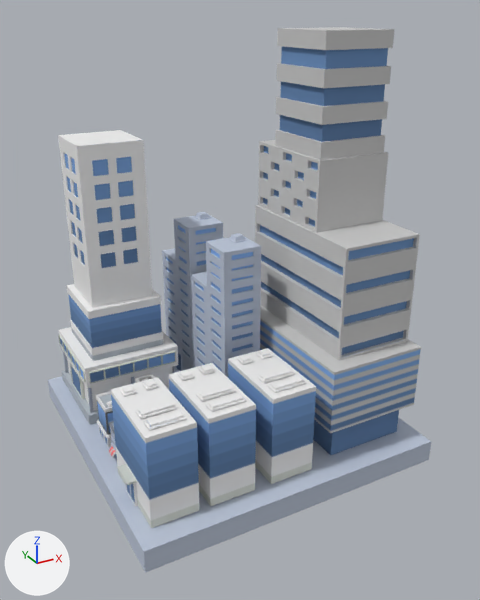
The OBJ model Resource/building_5/5.obj: old version first, new version second.
Rendered twice from a camera (50 mm lens) standing at (-2072.0, -4018.0, 3087.0) and looking at (40.0, -179.0, 1167.0). Arrows for +X, +Y and +Z are at lower left; the lights stay in place. Where no turn or scale is listed for an object, it has been applied to the vertices.

Names of what the first picture shows: '5'.
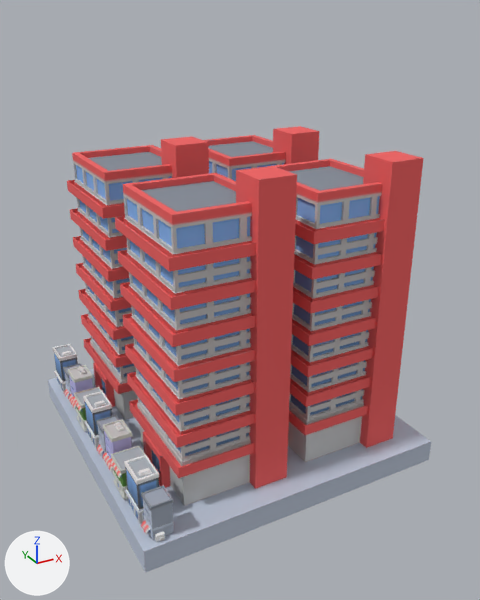
Where the change shows, as pixel boxes (x1, y1, x2, y2) in the pictures (480 x 600 px; the box of a moved part takes in the faces that stretch with it):
'5', reshaped (18% shorter): before (48, 27, 431, 573); after (48, 126, 431, 573)
part 1 of me_5, added (red): after (360, 151, 424, 448)
part 2 of me_5, added (red): after (236, 166, 297, 489)
part 3 of me_5, added (red): after (161, 137, 209, 178)
part 4 of me_5, added (red): after (273, 126, 319, 164)
part 5 of me_5, moved or reshaped (not visible before): after (155, 531, 165, 542)
part 6 of me_5, moved or reshaped: before (109, 421, 117, 457); after (141, 485, 174, 540)
part 7 of me_5, moved or reshaped: before (109, 447, 116, 458); after (141, 521, 150, 535)
part 8 of me_5, moved or reshaped: before (106, 401, 112, 407); after (138, 468, 152, 477)
part 9 of me_5, moved or reshaped: before (96, 391, 113, 447); after (124, 455, 159, 524)
part 10 of me_5, moved or reshaped: before (99, 427, 104, 439); after (128, 498, 134, 513)
part 11 of me_5, added: after (83, 391, 112, 449)
part 12 of me_5, added: after (53, 344, 78, 391)
part 13 of me_5, rebuilt: before (58, 130, 178, 424); after (67, 145, 172, 420)
part 14 of me_5, rebuilt: before (255, 27, 421, 455); after (275, 159, 385, 462)
part 15 of me_5, deleted: before (63, 212, 306, 485)
part 16 of me_5, built on: before (58, 214, 316, 528); after (56, 135, 289, 506)
part 17 of me_5, recoloured: (54, 378, 428, 546) in both

Edits to the bpy script that builds the scene:
```text
Add mat_material__16351:
    mat_material__16351 = principled_material('Material__16351')
    mat_material__16351.texture = img_object127diffusemap_png
    mat_material__16351.roughness = 0.9
Change me_5:
    remove me_5.from_pydata(...)  # 7466 vertices, 14724 faces; spans x -1126.0..1126.0, y -1126.0..1126.0, z 0.0..2962.0
    add me_5.from_pydata(...)  # 12744 vertices, 25360 faces; spans x -1126.0..1126.0, y -1126.0..1126.0, z 0.0..2239.0
    me_5 part 1: a new loose piece, a box spanning x 657.0..903.0, y -958.0..-698.0, z 165.0..2239.0, in mat_material__16351 (picture img_object127diffusemap_png)
    me_5 part 2: a new loose piece, a box spanning x -272.0..-26.0, y -958.0..-698.0, z 165.0..2239.0, in mat_material__16351 (picture img_object127diffusemap_png)
    me_5 part 3: a new loose piece, a box spanning x -272.0..-26.0, y 154.0..414.0, z 165.0..2239.0, in mat_material__16351 (picture img_object127diffusemap_png)
    me_5 part 4: a new loose piece, a box spanning x 657.0..903.0, y 154.0..414.0, z 165.0..2239.0, in mat_material__16351 (picture img_object127diffusemap_png)
    me_5 part 5: the loose piece of 16 vertices spanning x -959.0..-905.0, y -285.0..-250.0, z 162.0..203.0 is moved by (-73.0, -820.0, 9.0), in mat_material__16351 (picture img_object127diffusemap_png)
    me_5 part 6: the loose piece of 464 vertices spanning x -980.0..-833.0, y -259.0..-114.0, z 162.0..417.0 is moved by (-73.0, -820.0, 9.0), in mat_material__16351 (picture img_object127diffusemap_png)
    me_5 part 7: the loose piece of 50 vertices spanning x -1003.0..-972.0, y -227.0..-141.0, z 193.0..230.0 is moved by (-73.0, -820.0, 9.0), in mat_material__16351 (picture img_object127diffusemap_png)
    me_5 part 8: the loose piece of 16 vertices spanning x -942.0..-868.0, y -18.0..27.0, z 476.0..499.0 is moved by (-85.0, -852.0, 9.0), in mat_material__16351 (picture img_object127diffusemap_png)
    me_5 part 9: the loose piece of 322 vertices spanning x -990.0..-825.0, y -64.0..173.0, z 159.0..489.0 is moved by (-85.0, -852.0, 9.0), in mat_material__16351 (picture img_object127diffusemap_png)
    me_5 part 10: the loose piece of 28 vertices spanning x -983.0..-972.0, y 43.0..144.0, z 171.0..247.0 is moved by (-85.0, -852.0, 9.0), in mat_material__16351 (picture img_object127diffusemap_png)
    me_5 part 11: the loose piece of 322 vertices spanning x -990.0..-825.0, y -64.0..173.0, z 159.0..489.0 is copied, and the copy is moved by (-85.0, 23.0, 9.0), in mat_material__16351 (picture img_object127diffusemap_png); it spans x -1075.0..-910.0, y -41.0..196.0, z 168.0..498.0
    me_5 part 12: the loose piece of 322 vertices spanning x -990.0..-825.0, y -64.0..173.0, z 159.0..489.0 is copied, and the copy is moved by (-85.0, 886.0, 9.0), in mat_material__16351 (picture img_object127diffusemap_png); it spans x -1075.0..-910.0, y 822.0..1059.0, z 168.0..498.0
    me_5 part 13: the loose piece of 754 vertices spanning x -1014.0..-241.0, y 289.0..1062.0, z 170.0..2242.0 is rebuilt with 1916 vertices and now spans x -805.0..-58.0, y 179.0..1039.0, z 165.0..2092.0, in mat_material__16351 (picture img_object127diffusemap_png)
    me_5 part 14: the loose piece of 580 vertices spanning x 303.0..1051.0, y -982.0..302.0, z 170.0..2962.0 is rebuilt with 1916 vertices and now spans x 124.0..871.0, y -933.0..-72.0, z 165.0..2092.0, in mat_material__16351 (picture img_object127diffusemap_png)
    me_5 part 15: 39 loose pieces with 2122 vertices, spanning x -1076.0..950.0, y -919.0..1058.0, z 166.0..1586.0, are deleted
    me_5 part 16: 2614 vertices removed from x -1034.0..950.0, y -975.0..1099.0, z 150.0..1549.0; 6688 vertices added at x -1097.0..871.0, y -933.0..1050.0, z 164.0..2092.0
    me_5 part 17: 764 faces spanning x -1126.0..1126.0, y -1126.0..1126.0, z 0.0..164.0 switch from mat_material__16352 (picture img_object129diffusemap_png) to mat_material__16351 (picture img_object127diffusemap_png)
```
